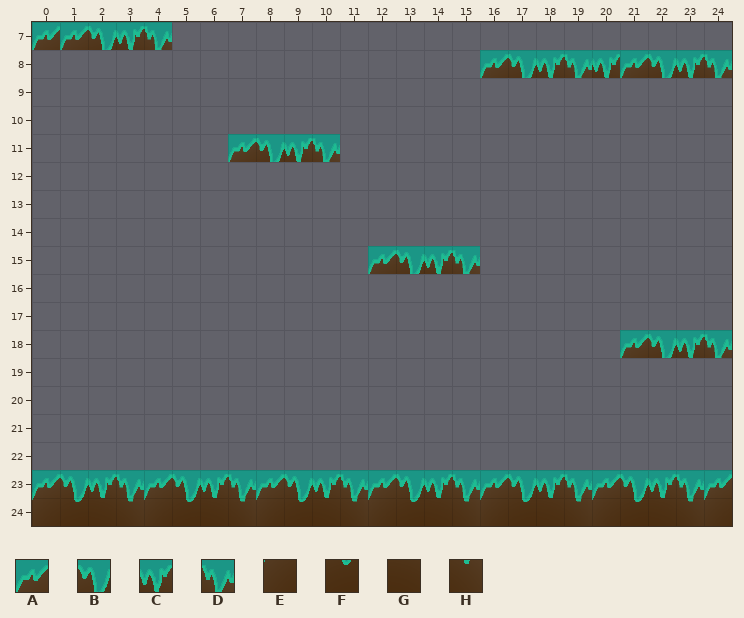
Two versions of a level (Tiled map (JSON), assets/tilemaps/theSpelunker_tilemap.json). Above, as it was before the edit.
Cells are 32x32 px. Shown: x 0..24, y 7..24.
Key: from "theSpelunker_tilemap": A 1, B 2, C 3, D 4, E 7, F 8, G 9, H 10.
_ is an empty cell.
Layer "ground" before, first column x 0:
 7 AABCD____________________
 8 ________________ABCDCABCD
 9 _________________________
10 _________________________
11 _______ABCD______________
12 _________________________
13 _________________________
14 _________________________
15 ____________ABCD_________
16 _________________________
17 _________________________
18 _____________________ABCD
19 _________________________
20 _________________________
21 _________________________
22 _________________________
23 ABCDABCDABCDABCDABCDABCDA
24 EFGHEFGHEFGHEFGHEFGHEFGHE
The same view after the edit:
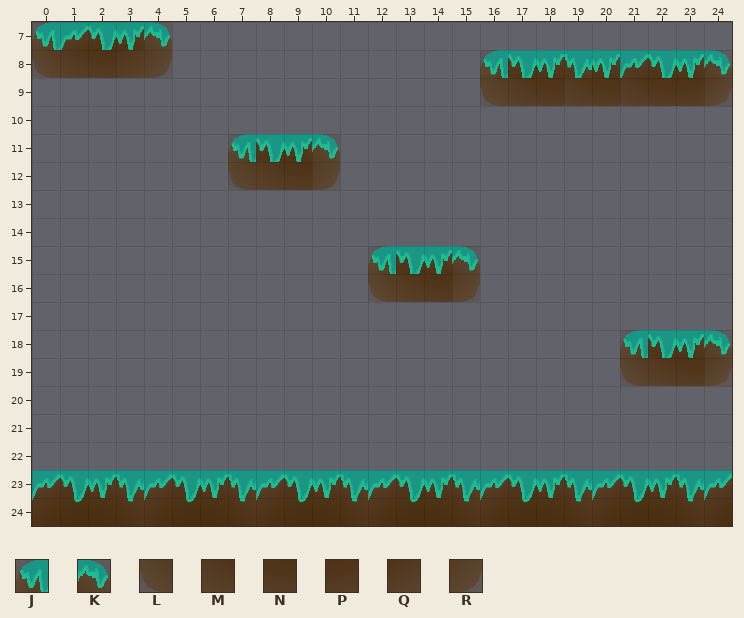
Further tiles: from "theSpelunker_tilemap": J 0, K 5, L 30, M 31, N 32, P 33, Q 34, R 35.
What changed:
Layer "ground":
The edit turns tile A into tile J in row 7 at x 0; in row 8 at x 16; in row 11 at x 7; in row 15 at x 12; in row 18 at x 21.
The edit turns tile D into tile K in row 7 at x 4; in row 8 at x 24; in row 11 at x 10; in row 15 at x 15; in row 18 at x 24.
There is now tile L in row 8 at x 0; in row 9 at x 16; in row 12 at x 7; in row 16 at x 12; in row 19 at x 21.
There is now tile M in row 8 at x 1; in row 9 at x 17, 19 and 21; in row 12 at x 8; in row 16 at x 13; in row 19 at x 22.
There is now tile N in row 8 at x 2; in row 9 at x 18, 20 and 22; in row 12 at x 9; in row 16 at x 14; in row 19 at x 23.
There is now tile P in row 9 at x 23.
There is now tile Q in row 8 at x 3.
There is now tile R in row 8 at x 4; in row 9 at x 24; in row 12 at x 10; in row 16 at x 15; in row 19 at x 24.
